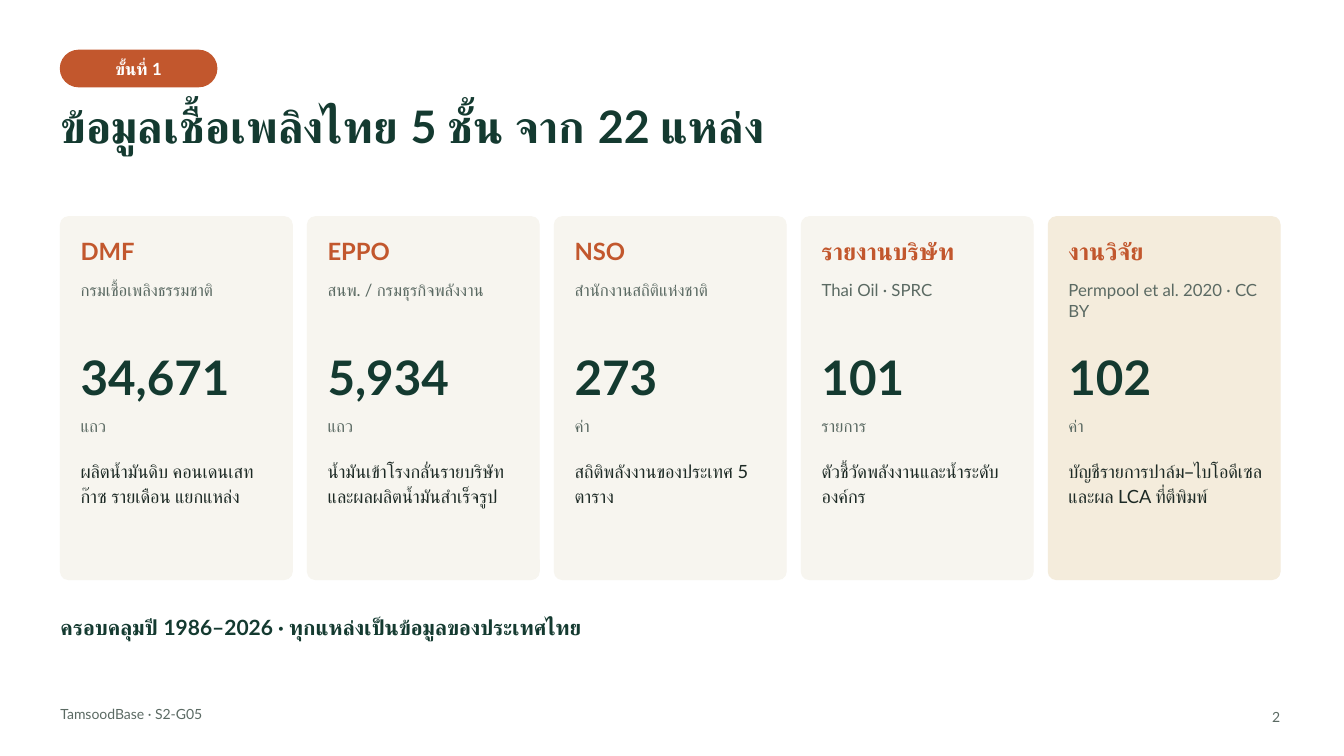
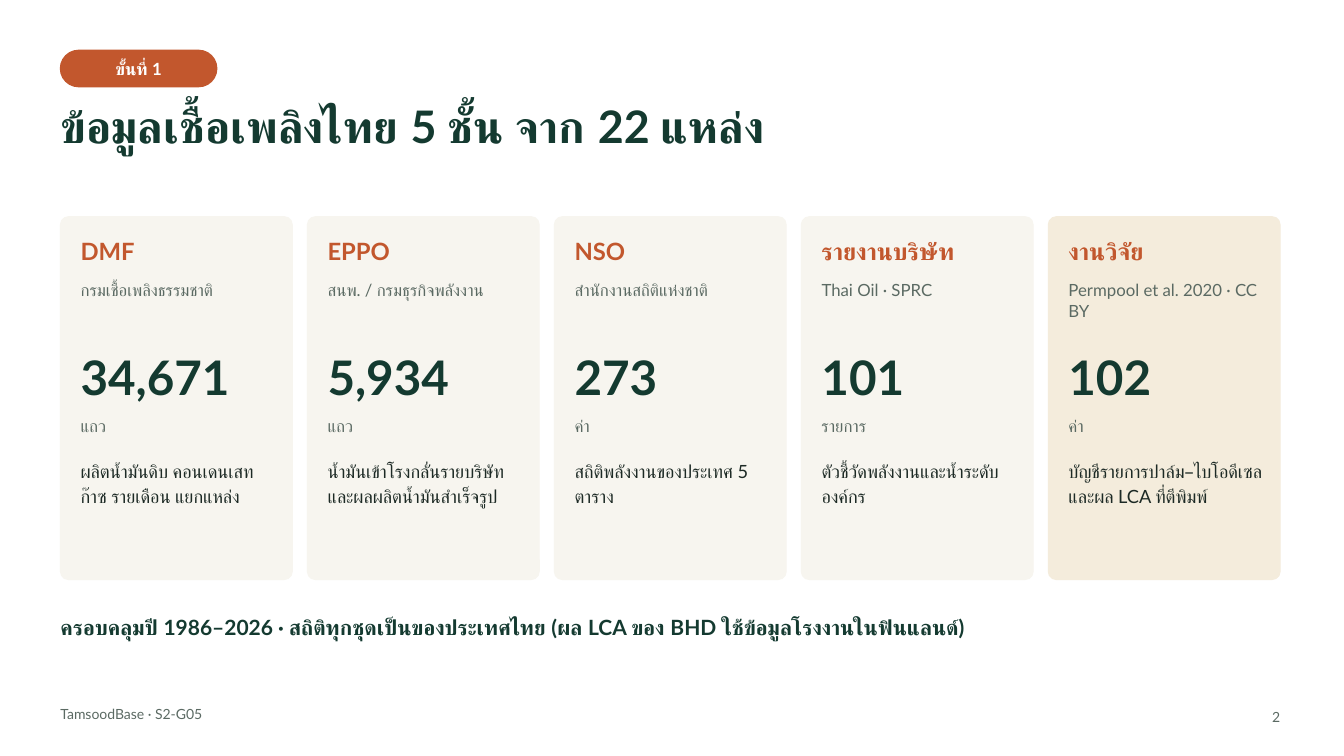
Before and after one commit to Neroadawat/TamsoodBase, a slide deck: slide 2 of output/m4/S2-G05_M4_Slides.pptx. Drawn at 1344x756 pixels with LibreOffice and Linux fonts; fonts in the diff are those of the drawing. Boxes give left, top, right and bottom in pixels: in the first picture for what was removed or moved away, otherwise in the second. Text is boxed around its words. In the diff, an @@ line names an element or a change of style, - is before the commit and + after.

```diff
--- a/output/m4/S2-G05_M4_Slides.pptx
+++ b/output/m4/S2-G05_M4_Slides.pptx
@@ text at (60,619,964,642): text changed @@
-ครอบคลุมปี 1986–2026 · ทุกแหล่งเป็นข้อมูลของประเทศไทย
+ครอบคลุมปี 1986–2026 · สถิติทุกชุดเป็นของประเทศไทย (ผล LCA ของ BHD ใช้ข้อมูลโรงงานในฟินแลนด์)
```
Also in this commit, not shown: 13 other files.
